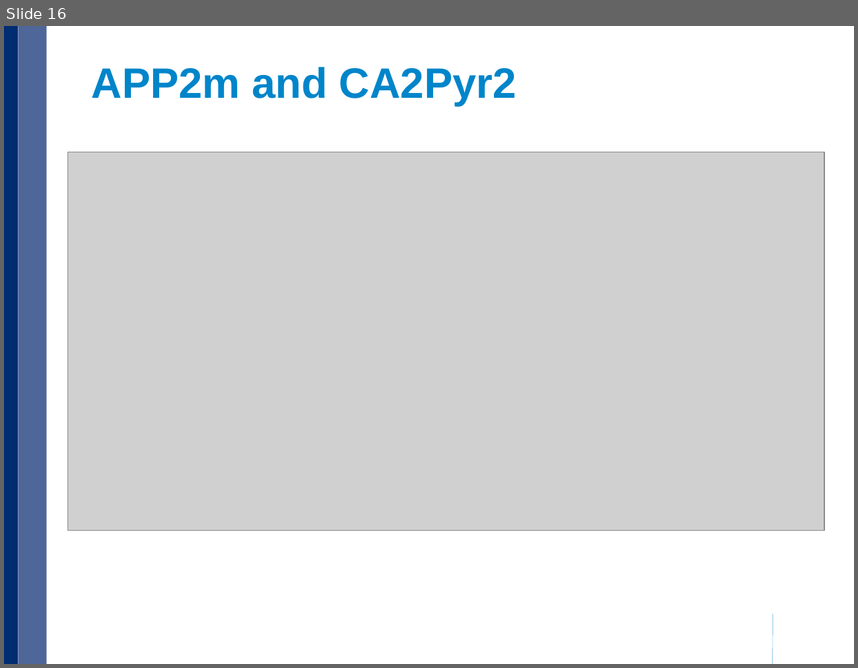
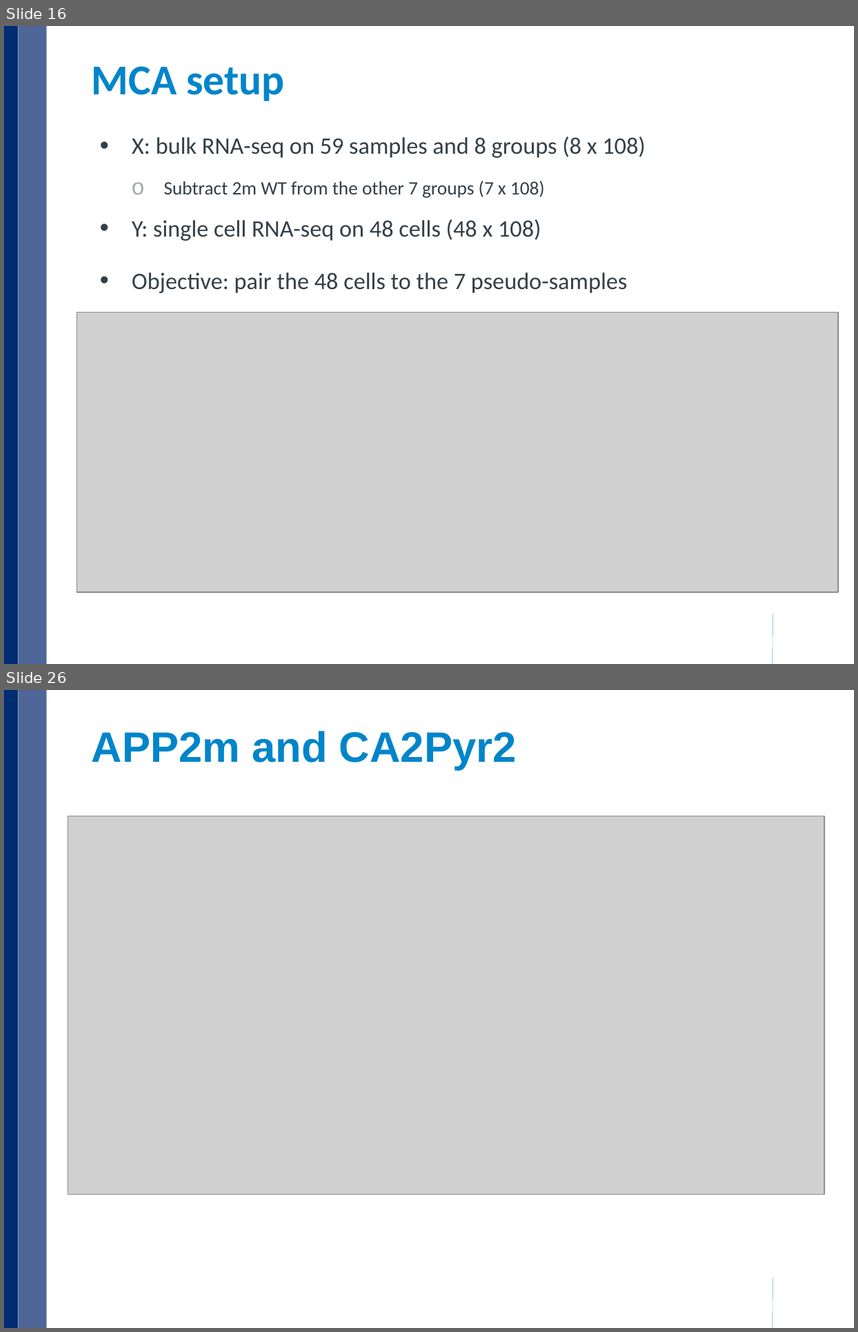
Before and after one commit to xulong82/pmca, a slide deck: pmca_current.pptx. Shown one above the other, each under a label of ours: slide 16 before the commit, slides 16 and 26 after it; the slides between them are not shown. The pictures are 858x668 and 858x1332 pixels, drawn with LibreOffice and Linux fonts; fonts in the diff are those of the drawing; grey boxes stand for pictures; background and template pictures are left out. Boxes give left, top, right and bottom in pixels: in the first picture for what was removed or moved away, otherwise in the second. Text is boxed around its words. In the diff, an @@ line names an element or a change of style, - is before the commit and + after.

Commit message:
19 April 2016
Meeting with Carter group and Robyn

```diff
--- a/pmca_current.pptx
+++ b/pmca_current.pptx
@@ slide 16 added at (x1=4, y1=26, x2=854, y2=664), background #FFFFFF; not listed: 3 template elements that a slide beside it also shows @@
@@ title added at (x1=92, y1=66, x2=284, y2=101), 36 pt, text #0085CA, bold @@
+MCA setup
@@ text added at (x1=132, y1=136, x2=645, y2=293), 20 pt, text #333F48 @@
+• X: bulk RNA-seq on 59 samples and 8 groups (8 x 108)
+  o Subtract 2m WT from the other 7 groups (7 x 108)
+• Y: single cell RNA-seq on 48 cells (48 x 108)
+• Objective: pair the 48 cells to the 7 pseudo-samples
@@ picture added at (x1=77, y1=312, x2=839, y2=592) @@
@@ what was slide 16 is now slide 26 @@
```
Also in this commit, not shown: 2 slides changed, 22 other slides added, 13 slides removed, 24 other files.
